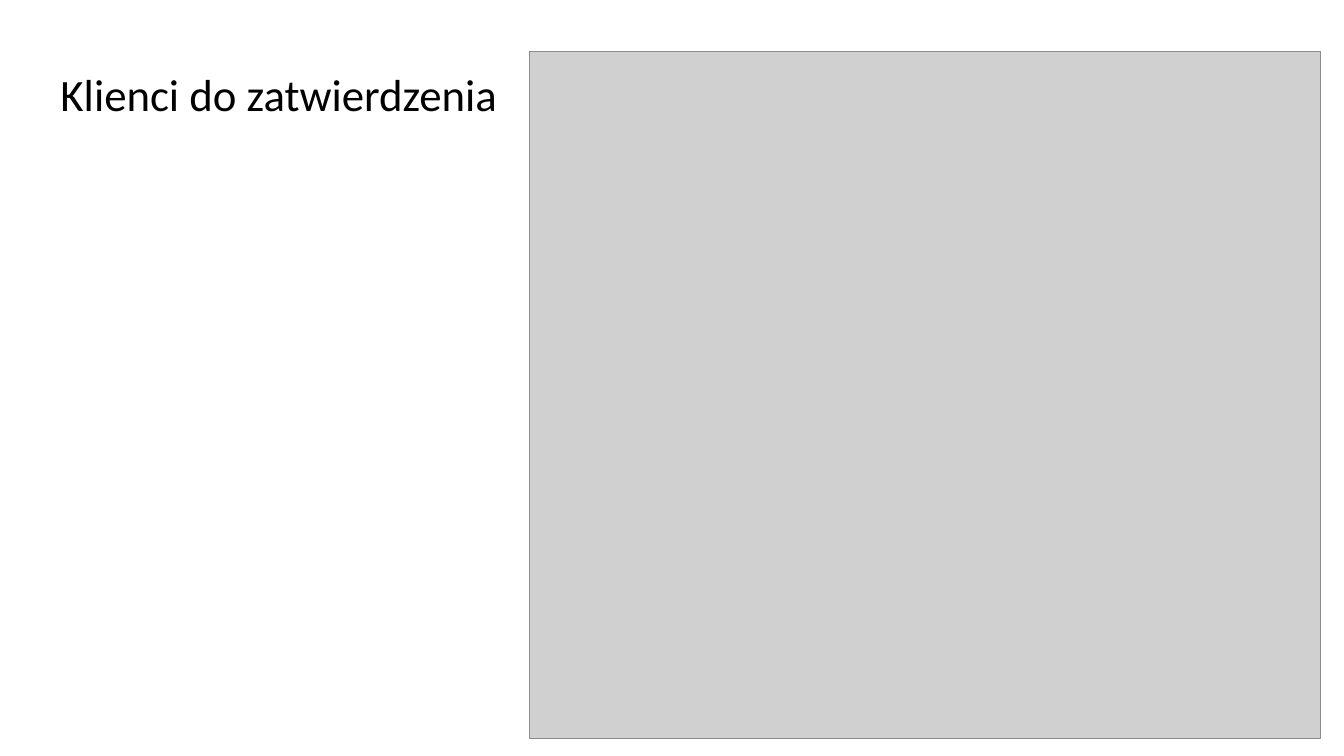
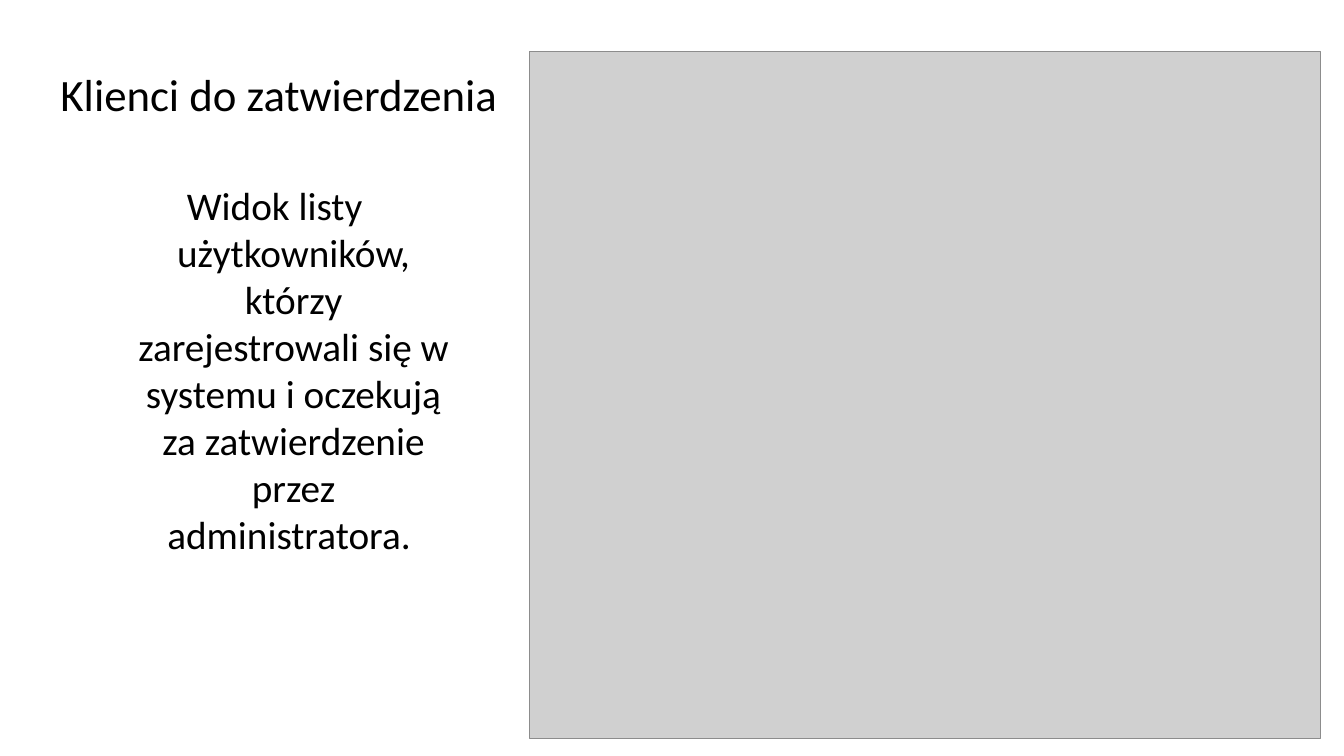
Before and after one commit to bjj-project/accommodation_announcements_documentation, a slide deck: slide 22 of accommodation_announcements_presentation.pptx (slide 21 before the commit). Drawn at 1344x756 pixels with LibreOffice and Linux fonts; fonts in the diff are those of the drawing; grey boxes stand for pictures; background and template pictures are left out. Boxes give left, top, right and bottom in pixels: in the first picture for what was removed or moved away, otherwise in the second. Text is boxed around its words. In the diff, an @@ line names an element or a change of style, - is before the commit and + after.

Commit message:
Opis widoków, korekta błędów językowych

```diff
--- a/accommodation_announcements_presentation.pptx
+++ b/accommodation_announcements_presentation.pptx
@@ text added at box(138, 192, 449, 550), 21 pt, text #000000 @@
+Widok listy użytkowników, którzy zarejestrowali się w systemu i oczekują za zatwierdzenie przez administratora.
```
Also in this commit, not shown: 7 other slides changed, 7 slides added, 6 slides removed.
